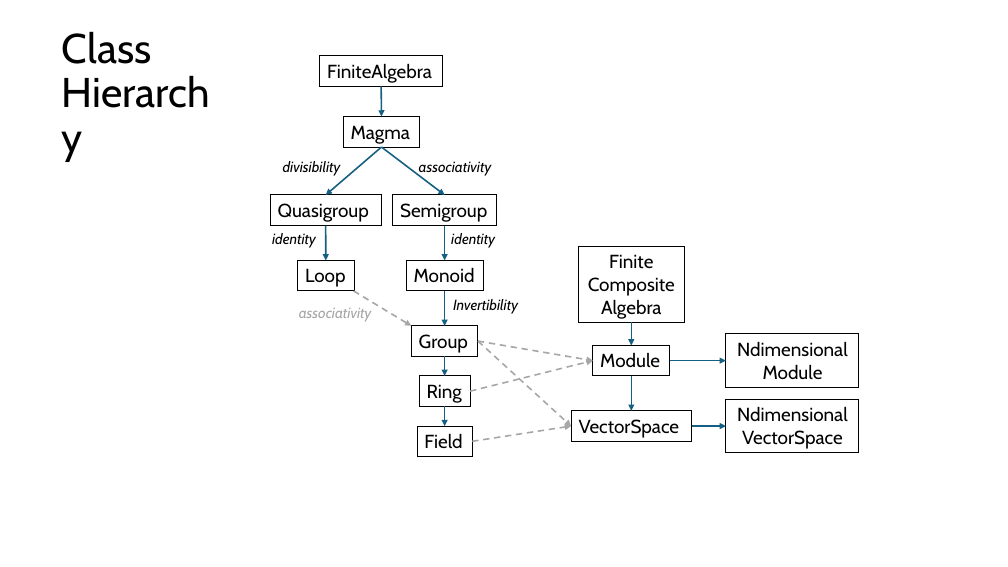
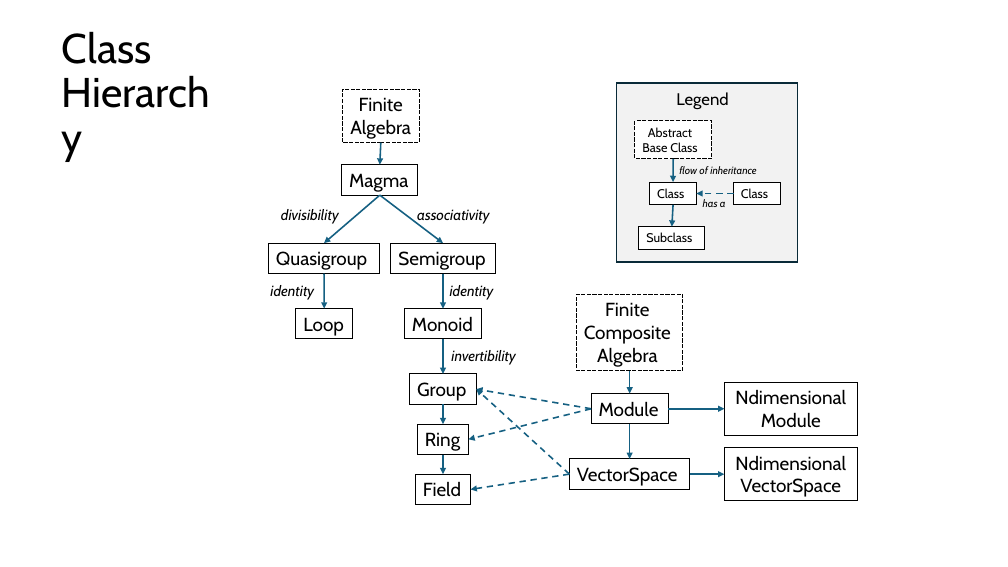
Before and after one commit to alreich/abstract_algebra, a slide deck: slide 2 of misc/class_hierarchy.pptx. Drawn at 1008x567 pixels with LibreOffice and Linux fonts; fonts in the diff are those of the drawing. Boxes give left, top, right and bottom in pixels: in the first picture for what was removed or moved away, otherwise in the second. Text is boxed around its words. In the diff, an @@ line names an element or a change of style, - is before the commit and + after.

```diff
--- a/misc/class_hierarchy.pptx
+++ b/misc/class_hierarchy.pptx
@@ rectangle "Finite" at (343, 89, 420, 143): outline #000000 0.75 pt to #000000 0.75 pt dashed @@
@@ rectangle "Finite": place and size @@
-rectangle "Finite" at (320, 56, 443, 86)
+rectangle "Finite" at (343, 89, 420, 143)
@@ text in rectangle at (350, 97, 411, 139): text changed @@
-FiniteAlgebra
+Finite
+Algebra
@@ arrow moved from (381, 86) - (382, 116) to (381, 143) - (380, 165) @@
@@ arrow removed from (354, 291) to (411, 326) @@
@@ rectangle "Finite" at (576, 294, 683, 371): outline #000000 0.75 pt to #000000 0.75 pt dashed @@
@@ text removed at (299, 308, 372, 322) @@
-associativity
@@ text at (451, 350, 515, 365): text changed @@
-Invertibility
+invertibility
@@ arrow removed from (478, 341) to (593, 361) @@
@@ 11 rectangles, 11 arrows, 4 texts: place and size @@
-11 rectangles, 11 arrows, 4 texts at (270, 116, 859, 457)
+11 rectangles, 11 arrows, 4 texts at (268, 165, 858, 504)
@@ arrow moved from (470, 391) - (593, 361) to (591, 409) - (476, 389) @@
@@ arrow (591, 409) - (476, 389): stroke #A6A6A6 1.5 pt dashed to #156082 1.5 pt dashed @@
@@ arrow (569, 474) - (476, 389): stroke #A6A6A6 1.5 pt dashed to #156082 1.5 pt dashed @@
@@ arrow moved from (473, 442) - (571, 426) to (591, 409) - (469, 439) @@
@@ arrow (591, 409) - (469, 439): stroke #A6A6A6 1.5 pt dashed to #156082 1.5 pt dashed @@
@@ 2 rectangles, 1 arrow: place and size @@
-2 rectangles, 1 arrow at (445, 247, 685, 426)
+2 rectangles, 1 arrow at (443, 294, 683, 474)
@@ group added at (471, 83, 799, 489): 5 rectangles, 4 arrows, 3 texts @@
+Class
+Subclass
+Abstract
+Base Class
+Class
+Legend
+flow of inheritance
+has a
```
Also in this commit, not shown: 4 other files.
